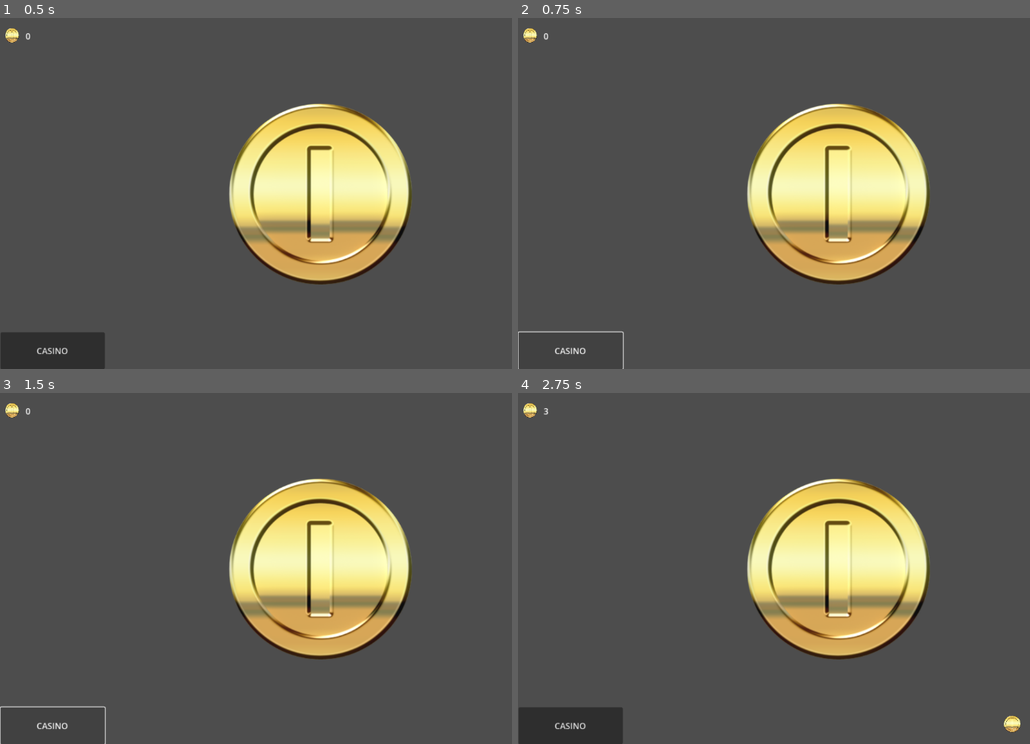
Above: before the commit, frames 1-4 (two rows, left to right).
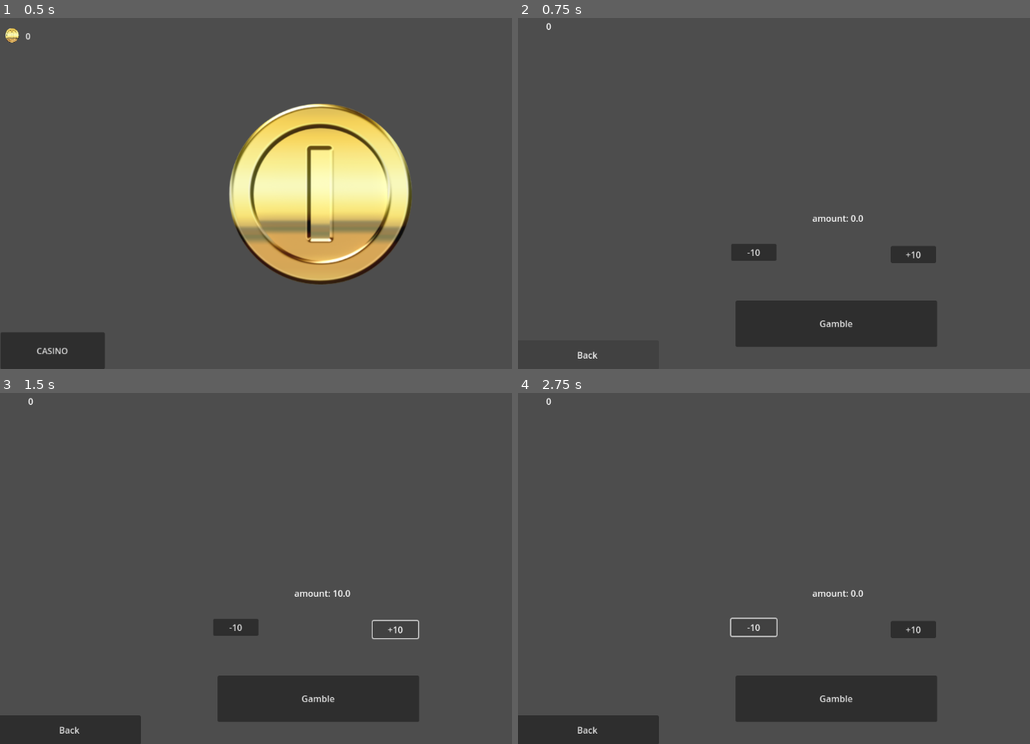
Above: after the commit, the same moments.

Repository: lostlp09/coinclicker_gambling_fixed
Game: Godot game, scene res://node_2d.tscn
Two runs of this game, one before a commit and one after it. Both use one fixed random seed, a clock stepped at 60 frames per second and the inputs below.
Inputs (mouse positions are in pixels of both pictures, inside the frame that each line leads up to):
- Up to frame 1 (0.5 s): no input
- Up to frame 2 (0.75 s): click "CASINO" at 0.5 s
- Up to frame 3 (1.5 s): click "CASINO" (after the commit: "+10") at 1.25 s
- Up to frame 4 (2.75 s): click (753, 628) at 2 s, where only the run after the commit has a clickable "-10"

Frame 1 is identical in both runs. In frame 2, 21% of the frame differs, in the area x 0-82%, y 1-100%; in frame 3, 21%; in frame 4, 21%, in the area x 0-99%, y 1-100%.

Commit message:
added Gambling(you can Gamble now)
added Gambling to the clicker game ,but
there is no Ui yet

Diff:
--- a/CoinSimulator/Gambling.tscn
+++ b/CoinSimulator/Gambling.tscn
@@ -1,7 +1,9 @@
-[gd_scene load_steps=3 format=3 uid="uid://dyqf74mwpma3r"]
+[gd_scene load_steps=5 format=3 uid="uid://dyqf74mwpma3r"]
 
 [ext_resource type="Script" uid="uid://c478garu5fuor" path="res://gambling.gd" id="1_jtgiy"]
 [ext_resource type="Script" uid="uid://chkphmnf8s5b8" path="res://button.gd" id="2_u2xo6"]
+[ext_resource type="Script" uid="uid://d3e5rqyewymbg" path="res://gambleprocess.gd" id="3_pe2fi"]
+[ext_resource type="Script" uid="uid://lid3upx7hdjm" path="res://money2.gd" id="4_pe2fi"]
 
 [node name="Gambling" type="Node2D"]
 script = ExtResource("1_jtgiy")
@@ -17,6 +19,7 @@
 script = ExtResource("2_u2xo6")
 
 [node name="Button2" type="Button" parent="Button"]
+layout_mode = 0
 offset_left = -289.0
 offset_top = -4.0
 offset_right = -207.0
@@ -24,13 +27,40 @@
 text = "-10
 "
 
+[node name="Gamblebutton" type="Button" parent="."]
+offset_left = -182.0
+offset_top = 200.0
+offset_right = 183.0
+offset_bottom = 284.0
+text = "Gamble
+"
+script = ExtResource("3_pe2fi")
+
+[node name="Money" type="Label" parent="."]
+offset_left = -525.0
+offset_top = -309.0
+offset_right = -485.0
+offset_bottom = -286.0
+text = "0"
+script = ExtResource("4_pe2fi")
+
 [node name="Label" type="Label" parent="."]
 offset_left = -43.0
 offset_top = 39.0
-offset_right = 23.0
+offset_right = 45.0
 offset_bottom = 62.0
 text = "amount: 10"
+metadata/amount = 0.0
+
+[node name="back" type="Button" parent="."]
+offset_left = -579.0
+offset_top = 272.0
+offset_right = -321.0
+offset_bottom = 325.0
+text = "Back
+"
 
 [connection signal="pressed" from="Button" to="Button" method="_on_pressed"]
 [connection signal="pressed" from="Button/Button2" to="." method="_on_button_2_pressed"]
 [connection signal="pressed" from="Button/Button2" to="Button" method="_on_button_2_pressed"]
+[connection signal="pressed" from="back" to="." method="_on_back_pressed"]
--- a/CoinSimulator/button.gd
+++ b/CoinSimulator/button.gd
@@ -1,19 +1,22 @@
 extends Button
 
-
+@onready var Text:Label  = $"../Label"
 # Called when the node enters the scene tree for the first time.
 func _ready() -> void:
+
 	pass # Replace with function body.
 
 
-# Called every frame. 'delta' is the elapsed time since the previous frame.
-func _process(delta: float) -> void:
-	pass
 
 
 func _on_pressed() -> void:
+
+	Text.set_meta("amount",Text.get_meta("amount") + 10)
+
 	pass # Replace with function body.
 
 
 func _on_button_2_pressed() -> void:
+	if Text.get_meta("amount") -10>=0:
+		Text.set_meta("amount",Text.get_meta("amount") - 10)
 	pass
--- /dev/null
+++ b/CoinSimulator/gambleprocess.gd
@@ -0,0 +1,25 @@
+extends Button
+
+@onready var amounttextobject =$"../Label"
+# Called when the node enters the scene tree for the first time.
+func _ready() -> void:
+	self.pressed.connect(gamblingactivated)
+
+func gamblingactivated() -> void:
+	if Money.money >= amounttextobject.get_meta("amount"):
+		var amountyouwetted = amounttextobject.get_meta("amount")
+		var randomzahl = randi_range(1,100)
+
+
+		if randomzahl <= 50:
+			print("you lose")
+			Money.money-= amountyouwetted
+		elif randomzahl <= 70:
+			print("you lost half of the amount")
+			Money.money-= amountyouwetted/2
+		elif randomzahl <= 90:
+			print("you got a solid jackpot")
+			Money.money+= amountyouwetted/2
+		else:
+			Money.money+= amountyouwetted
+			print("you won the jackpot")
--- a/CoinSimulator/gambling.gd
+++ b/CoinSimulator/gambling.gd
@@ -1,24 +1,12 @@
 extends Node2D
+@onready var amount = $Label
 
-@onready var textobject:Label = $Label
-# Called when the node enters the scene tree for the first time.
-func _ready() -> void:
+
+func _process(delta: float) -> void:
+	amount.text = "amount: " + str(amount.get_meta("amount"))
 
 
 
 
-	pass # Replace with function body.
-
-
-# Called every frame. 'delta' is the elapsed time since the previous frame.
-func _process(delta: float) -> void:
-	print(Money.money)
-	Money.money  = 300
-
-	var text =  Money.money
-	textobject.text = str(text)
-
-
-
-func _on_button_2_pressed() -> void:
-	pass # Replace with function body.
+func _on_back_pressed() -> void:
+	get_tree().change_scene_to_file("res://node_2d.tscn")
--- /dev/null
+++ b/CoinSimulator/money2.gd
@@ -0,0 +1,7 @@
+extends Label
+
+
+# Called every frame. 'delta' is the elapsed time since the previous frame.
+func _process(delta: float) -> void:
+	var Text = Money.money
+	self.text  = str(Text)
--- a/CoinSimulator/node_2d.gd
+++ b/CoinSimulator/node_2d.gd
@@ -4,6 +4,7 @@
 # Called when the node enters the scene tree for the first time
 @onready var label:Label = $Coin
 func _ready() -> void:
+	label.text = str(Money.money)
 	coin.pressed.connect(oncoinpressed)
 
 func oncoinpressed() -> void:
@@ -41,3 +42,13 @@
 
 		await get_tree().create_timer(0.01).timeout
 	effectparticle.queue_free()
+
+
+
+
+
+
+
+func _on_button_pressed() -> void:
+
+	get_tree().change_scene_to_file("res://Gambling.tscn")
--- a/CoinSimulator/node_2d.tscn
+++ b/CoinSimulator/node_2d.tscn
@@ -40,3 +40,5 @@
 offset_bottom = 334.83
 text = "CASINO
 "
+
+[connection signal="pressed" from="Button" to="." method="_on_button_pressed"]
Not shown, added: CoinSimulator/gambleprocess.gd.uid
Not shown, added: CoinSimulator/money2.gd.uid
